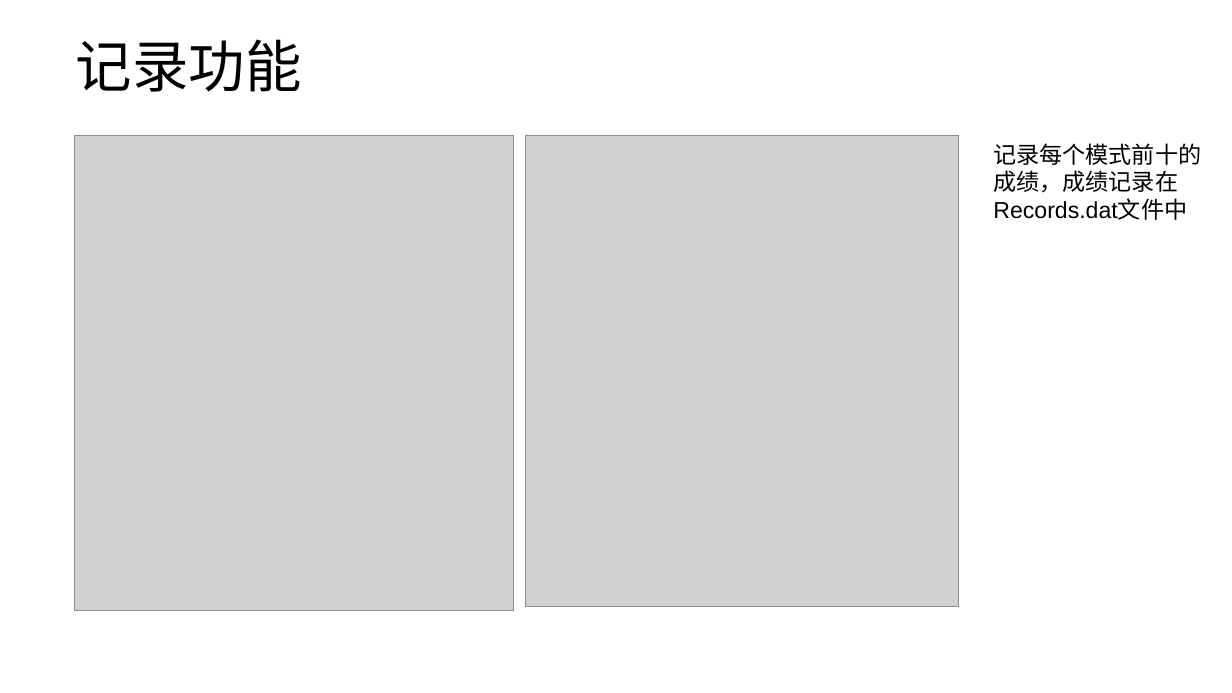
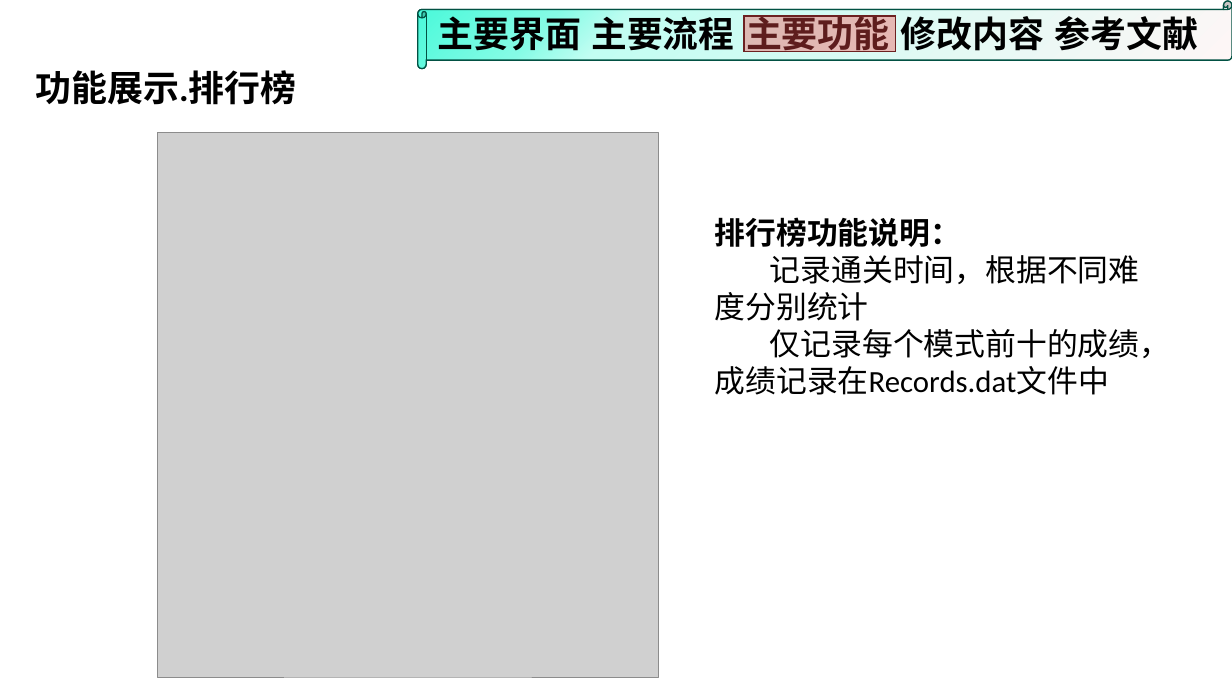
Before and after one commit to wzc506/mineswapper, a slide deck: slide 16 of uml.pptx (slide 17 before the commit). Drawn at 1232x693 pixels with LibreOffice and Linux fonts; fonts in the diff are those of the drawing; grey boxes stand for pictures; background and template pictures are left out. Boxes give left, top, right and bottom in pixels: in the first picture for what was removed or moved away, otherwise in the second. Text is boxed around its words. In the diff, an @@ line names an element or a change of style, - is before the commit and + after.

```diff
--- a/uml.pptx
+++ b/uml.pptx
@@ horizontal scroll added at bbox=[418, 1, 1232, 68], fill gradient #FFF6F6 to #C2FDF2 to #84FBE5 to #47F9D9, outline #035243 1 pt @@
@@ horizontal scroll added at bbox=[418, 1, 1232, 68], fill gradient #FFF6F6 to #C2FDF2 to #84FBE5 to #47F9D9, outline #035243 1 pt @@
@@ text added at bbox=[429, 6, 645, 59], 28 pt, text #000000, bold @@
+主要界面
@@ text added at bbox=[438, 11, 582, 57], 28 pt, text #000000, bold @@
+主要界面
@@ text added at bbox=[592, 16, 734, 51], 27.8 pt, text #000000, bold @@
+主要流程
@@ text added at bbox=[604, 15, 748, 52], 28 pt, text #000000, bold @@
+主要流程
@@ rectangle added at bbox=[744, 16, 896, 52], fill #F84D4D at 38% opacity, outline #6D2222 1 pt @@
@@ text added at bbox=[746, 11, 890, 57], 28 pt, text #000000, bold @@
+主要功能
@@ text added at bbox=[771, 11, 915, 57], 28 pt, text #000000, bold @@
+主要功能
@@ text added at bbox=[900, 16, 1044, 51], 28 pt, text #000000, bold @@
+修改内容
@@ text added at bbox=[937, 16, 1081, 51], 28 pt, text #000000, bold @@
+参考内容
@@ text added at bbox=[1055, 16, 1199, 51], 28 pt, text #000000, bold @@
+参考文献
@@ title removed at bbox=[76, 39, 302, 92] @@
-记录功能
@@ text added at bbox=[36, 70, 297, 105], 28 pt, text #000000, bold @@
+功能展示.排行榜
@@ picture removed at bbox=[74, 136, 513, 611] @@
@@ picture: place and size @@
-picture at bbox=[526, 136, 959, 606]
+picture at bbox=[157, 133, 658, 677]
@@ text at bbox=[715, 217, 1170, 395]: text changed; size 18 to 24 pt; font Arial to Calibri @@
-记录每个模式前十的
-成绩，成绩记录在
-Records.dat文件中
+排行榜功能说明：
+记录通关时间，根据不同难度分别统计
+仅记录每个模式前十的成绩，
+成绩记录在Records.dat文件中
```
Also in this commit, not shown: 28 other slides changed, 18 slides added, 5 slides removed, 26 other files.
